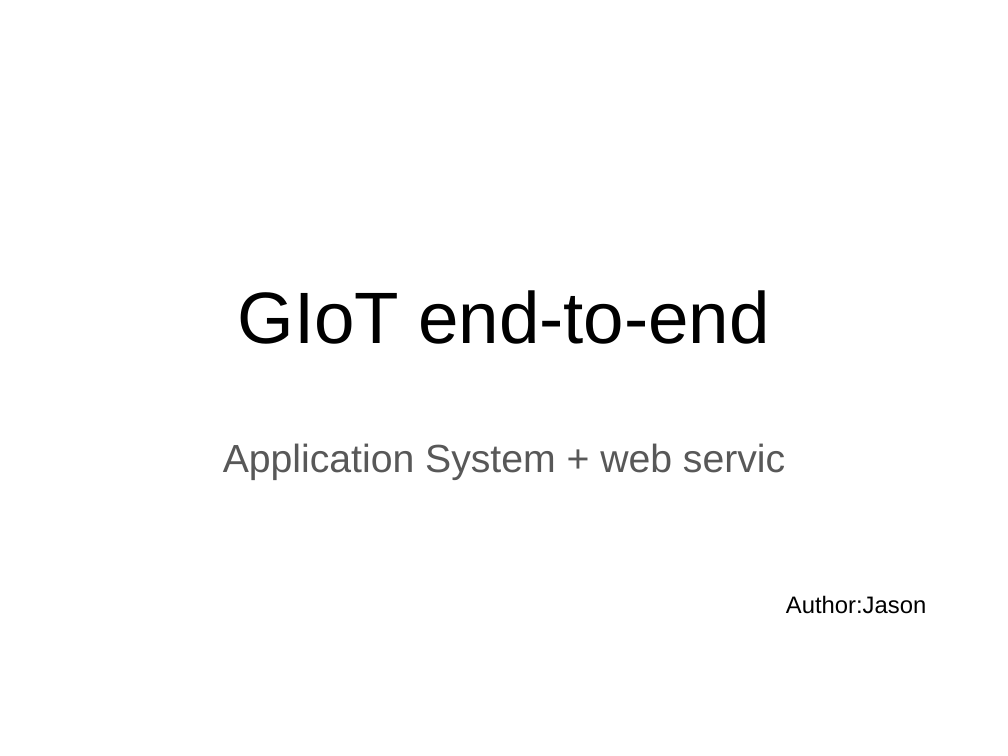
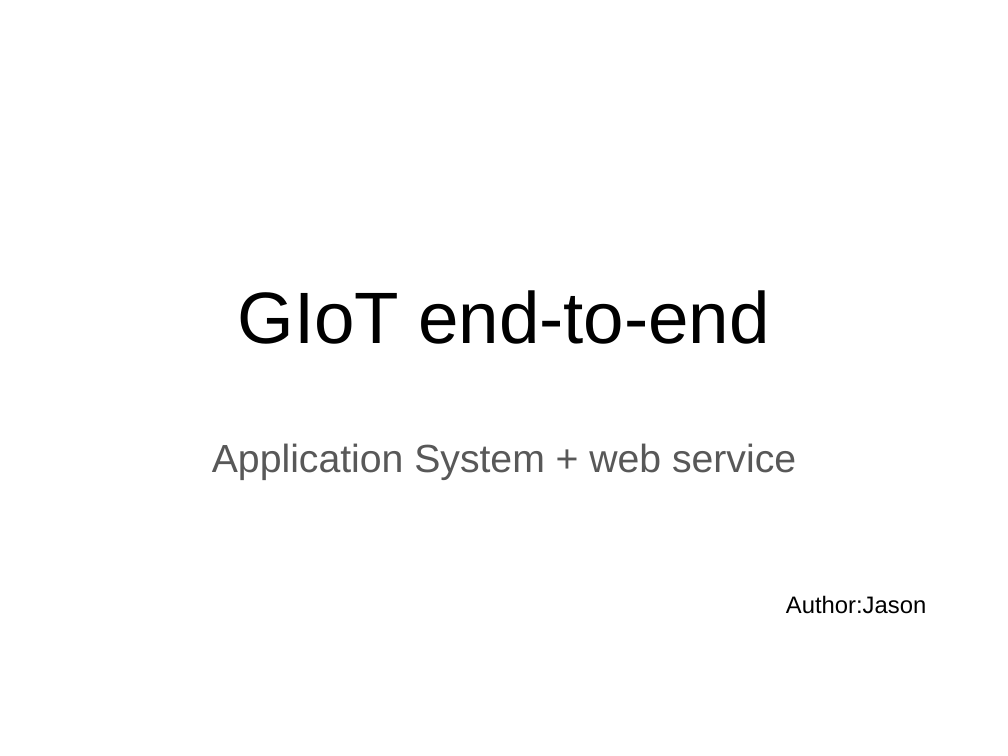
Before and after one commit to hyper570908/demo2, a slide deck: slide 1 of doc/GIot_Session2(win7).pptx. Drawn at 1008x756 pixels with LibreOffice and Linux fonts; fonts in the diff are those of the drawing; background and template pictures are left out. Boxes give left, top, right and bottom in pixels: in the first picture for what was removed or moved away, otherwise in the second. Text is boxed around its words. In the diff, an @@ line names an element or a change of style, - is before the commit and + after.

```diff
--- a/doc/GIot_Session2(win7).pptx
+++ b/doc/GIot_Session2(win7).pptx
@@ text at (212,443,796,480): text changed @@
-Application System + web servic
+Application System + web service
```
Also in this commit, not shown: 7 other slides changed, 2 slides added, 2 other files.
